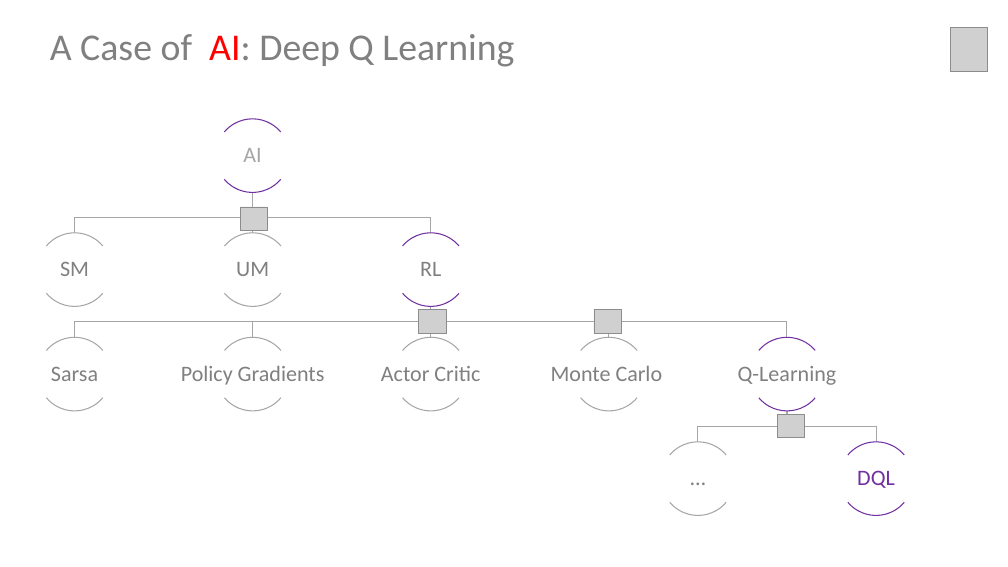
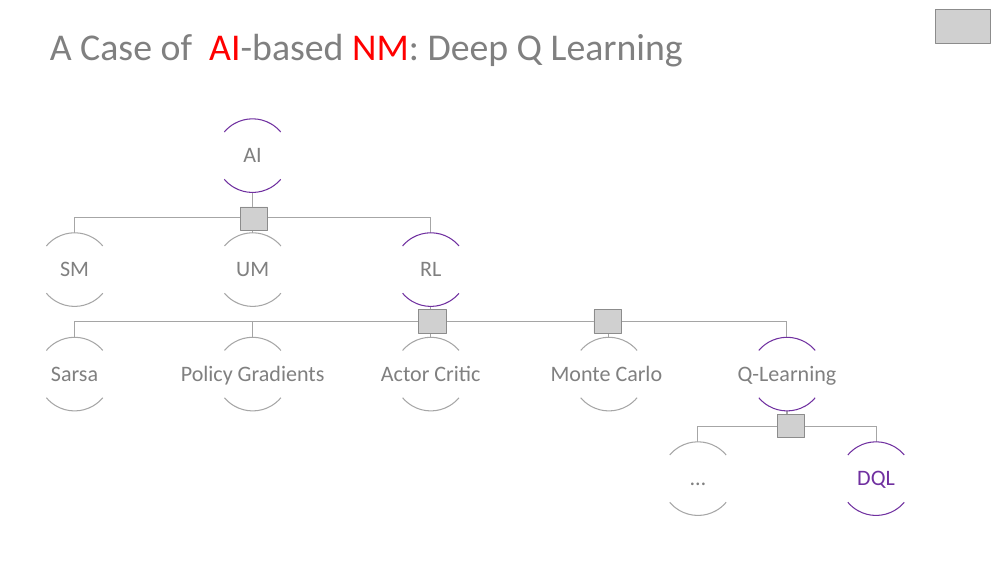
Before and after one commit to sunmapleleaf/AINM, a slide deck: slide 6 of reference/PPT/Initial Survey.pptx. Drawn at 1008x567 pixels with LibreOffice and Linux fonts; fonts in the diff are those of the drawing; grey boxes stand for pictures. Boxes give left, top, right and bottom in pixels: in the first picture for what was removed or moved away, otherwise in the second. Text is boxed around its words. In the diff, an @@ line names an element or a change of style, - is before the commit and + after.

```diff
--- a/reference/PPT/Initial Survey.pptx
+++ b/reference/PPT/Initial Survey.pptx
@@ picture added at [936,10,991,43] @@
@@ picture removed at [951,27,988,72] @@
@@ text at [50,34,683,67]: text changed @@
-A Case of AI: Deep Q Learning
+A Case of AI-based NM: Deep Q Learning
@@ text "AI" at [243,148,261,162]: text colour #A6A6A6 to #808080 @@
```
Also in this commit, not shown: 8 other slides changed, 5 slides added, 3 slides removed, 3 other files.
